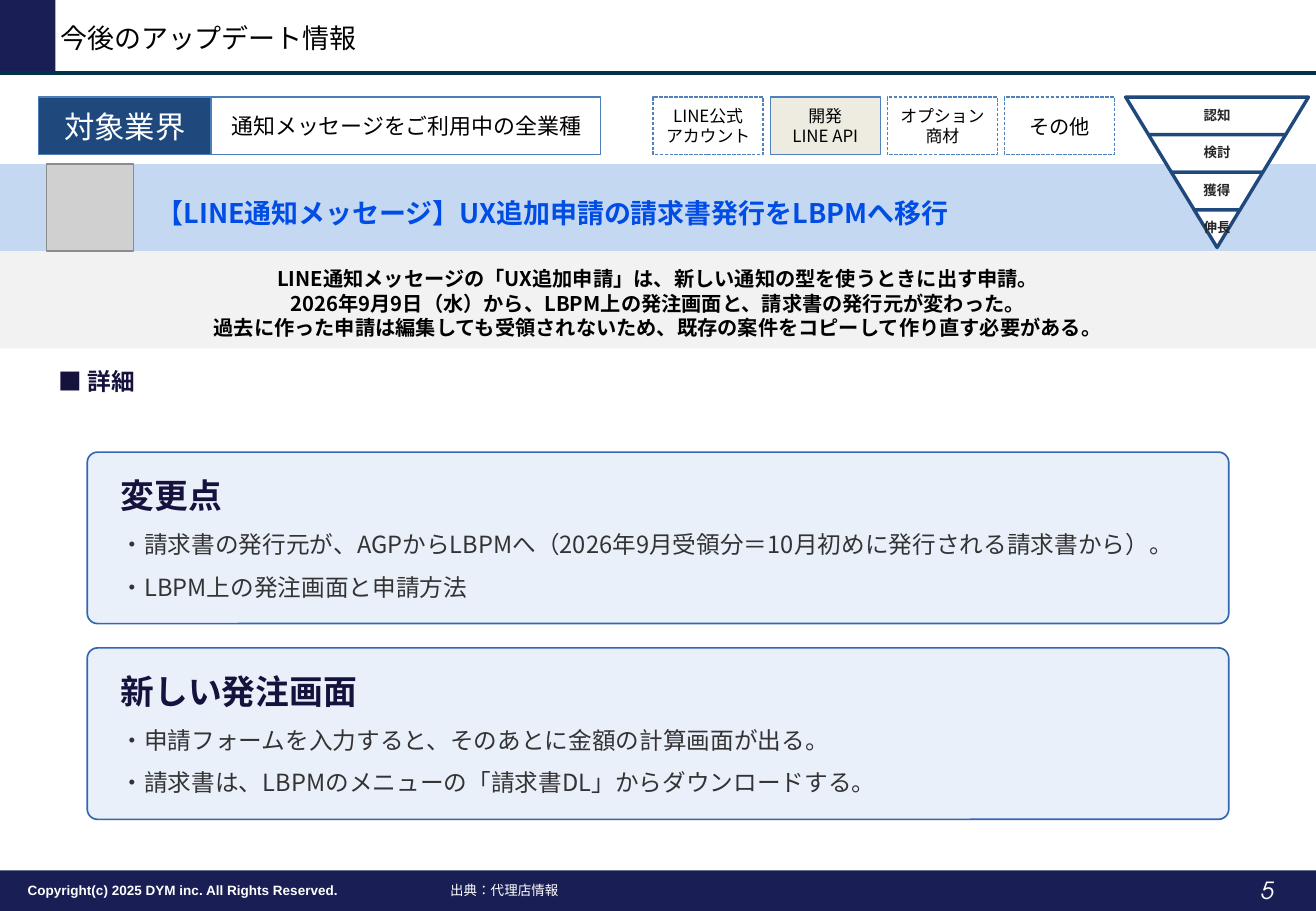
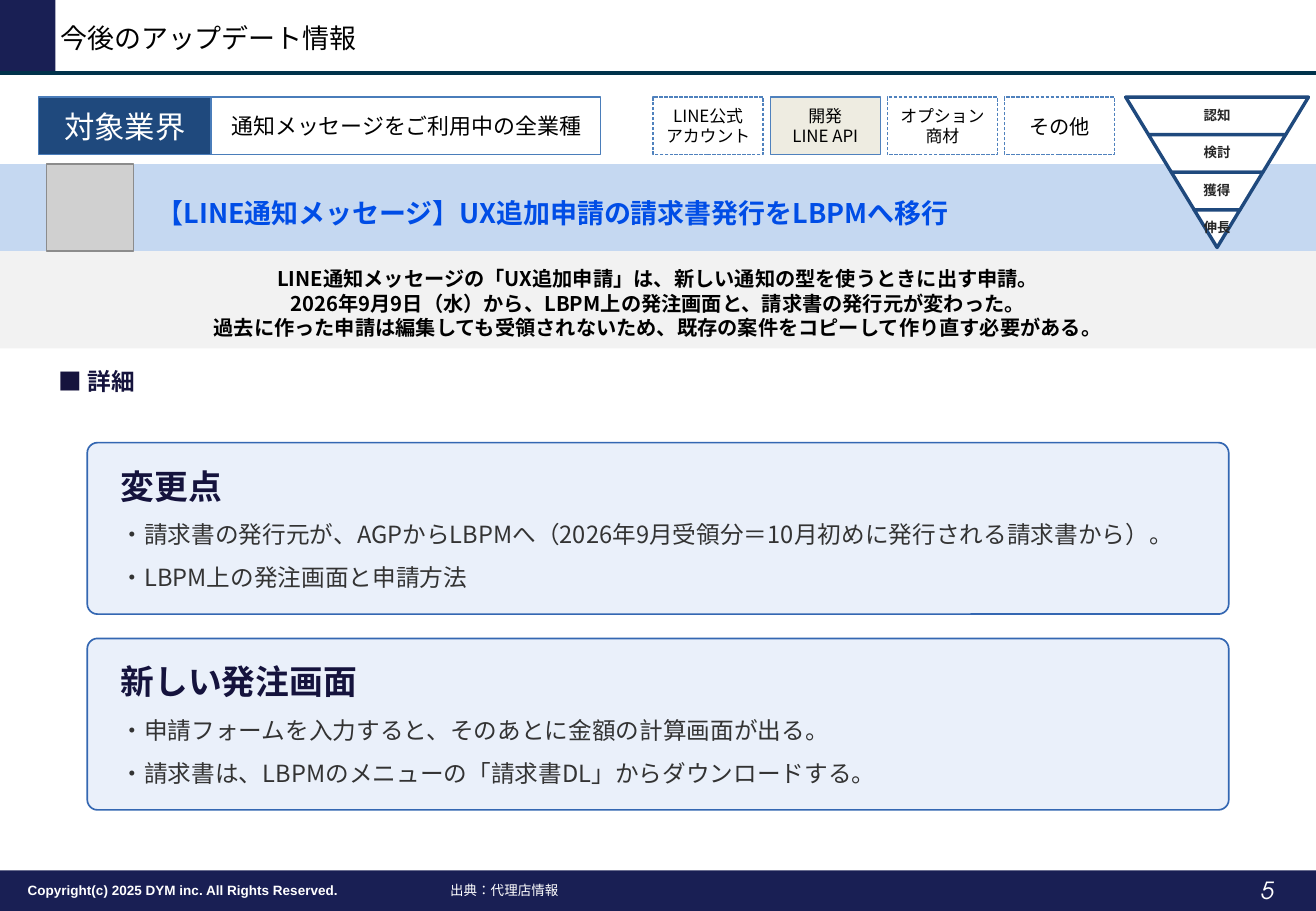
Before and after one commit to tonomura-r-dev/folder, a slide deck: slide 5 of LINEOA媒体最新情報_2026年10月トレンドレポート.pptx. Drawn at 1316x911 pixels with LibreOffice and Linux fonts; fonts in the diff are those of the drawing; grey boxes stand for pictures; background and template pictures are left out. Boxes give left, top, right and bottom in pixels: in the first picture for what was removed or moved away, otherwise in the second. Text is boxed around its words. In the diff, an @@ line names an element or a change of style, - is before the commit and + after.

```diff
--- a/LINEOA媒体最新情報_2026年10月トレンドレポート.pptx
+++ b/LINEOA媒体最新情報_2026年10月トレンドレポート.pptx
@@ rounded rectangle "変更点": place and size @@
-rounded rectangle "変更点" at bbox=[87, 452, 1230, 623]
+rounded rectangle "変更点" at bbox=[87, 442, 1230, 614]
@@ rounded rectangle "新しい発注画面": place and size @@
-rounded rectangle "新しい発注画面" at bbox=[87, 648, 1230, 819]
+rounded rectangle "新しい発注画面" at bbox=[87, 639, 1230, 811]
```
Also in this commit, not shown: 8 other slides changed, 2 other files.
